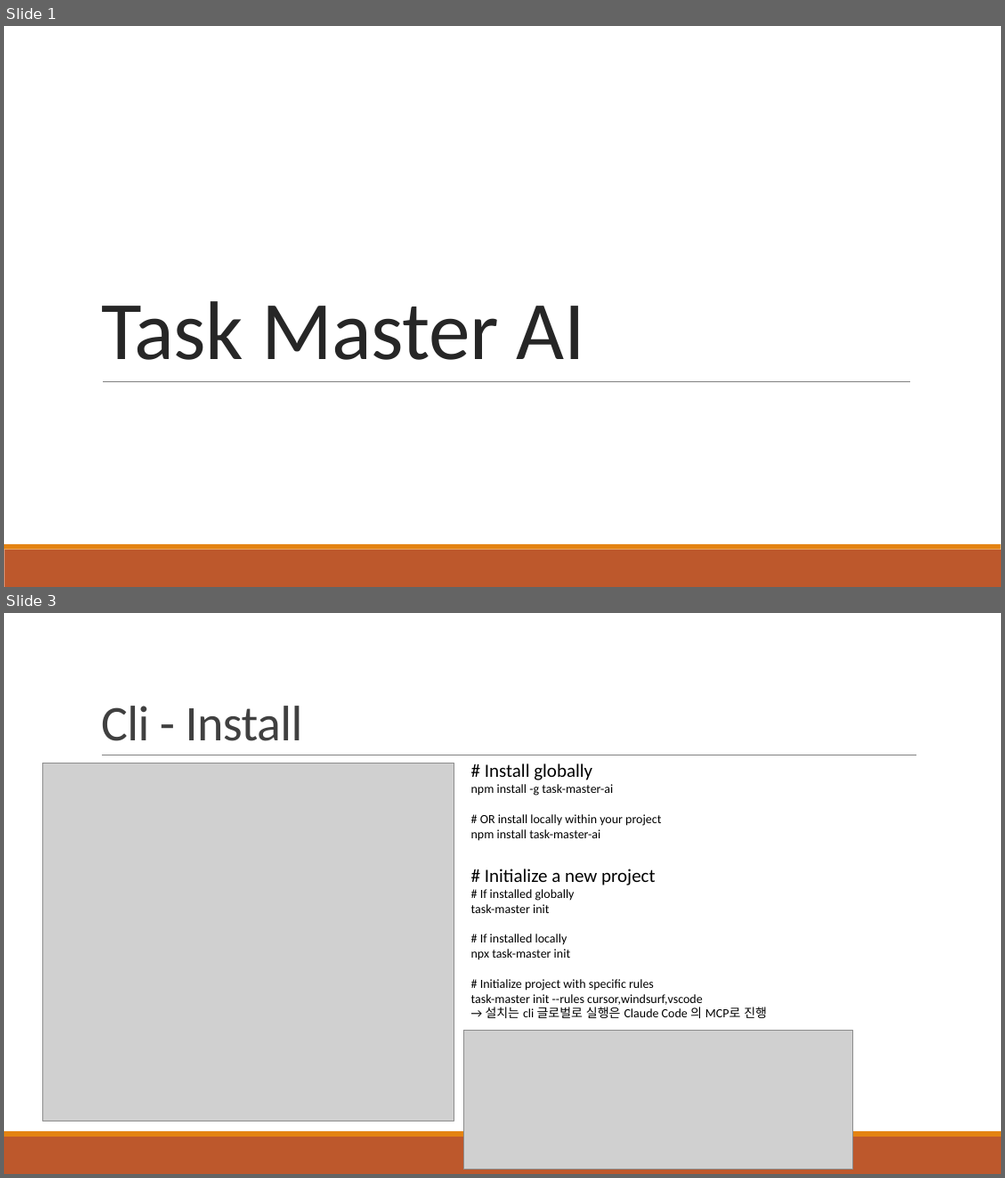
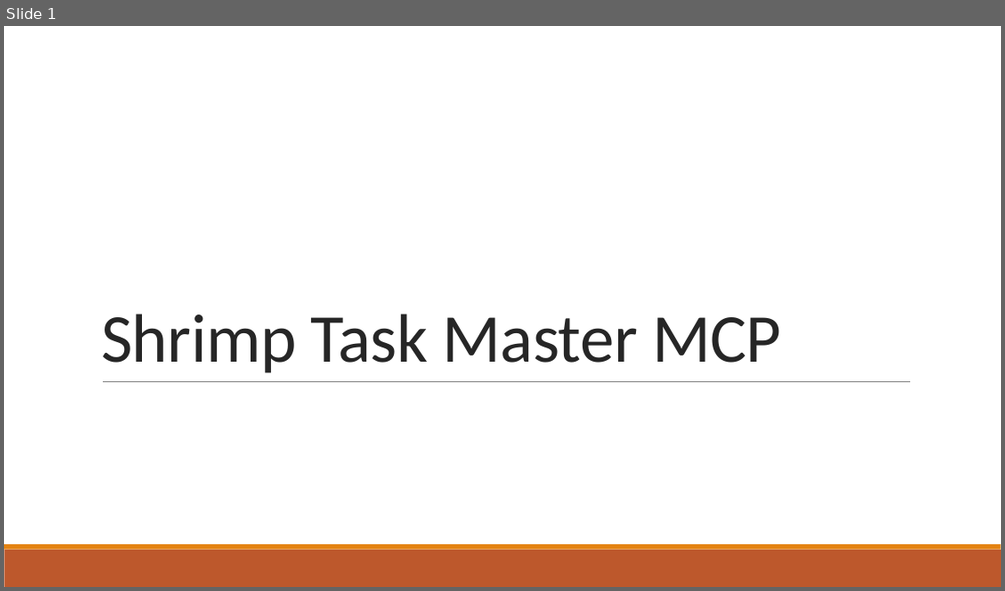
Before and after one commit to khb3025/study-claude-code, a slide deck: PPT정리/28. Shrimp Task Master AI.pptx. Shown one above the other, each under a label of ours: slides 1 and 3 before the commit, slide 1 after it; the slides between them are not shown. The pictures are 1005x1178 and 1005x591 pixels, drawn with LibreOffice and Linux fonts; fonts in the diff are those of the drawing; grey boxes stand for pictures. Boxes give left, top, right and bottom in pixels: in the first picture for what was removed or moved away, otherwise in the second. Text is boxed around its words. In the diff, an @@ line names an element or a change of style, - is before the commit and + after.

Commit message:
shrimp Task Manager PPT 정리

```diff
--- a/PPT정리/28. Shrimp Task Master AI.pptx
+++ b/PPT정리/28. Shrimp Task Master AI.pptx
@@ slide 3 removed at (4,613,1001,1174), background #FFFFFF; not listed: 2 template elements that a slide beside it also shows @@
@@ title removed at (101,706,303,741) @@
-Cli - Install
@@ picture removed at (43,763,454,1121) @@
@@ line removed from (102, 755) to (917, 755) @@
@@ text removed at (471,763,767,1018) @@
-# Install globally
-npm install -g task-master-ai
-# OR install locally within your project
-npm install task-master-ai
-# Initialize a new project
-# If installed globally
-task-master init
-# If installed locally
-npx task-master init
-# Initialize project with specific rules
-task-master init --rules cursor,windsurf,vscode
-→ 설치는 cli 글로벌로 실행은 Claude Code 의 MCP로 진행
@@ picture removed at (464,1030,853,1169) @@
@@ slide 1 changed as well @@
@@ title at (101,313,781,373): text changed; size 80 to 66 pt @@
-Task Master AI
+Shrimp Task Master MCP
```
Also in this commit, not shown: 16 slides added, 2 other slides removed, 4 other files.
